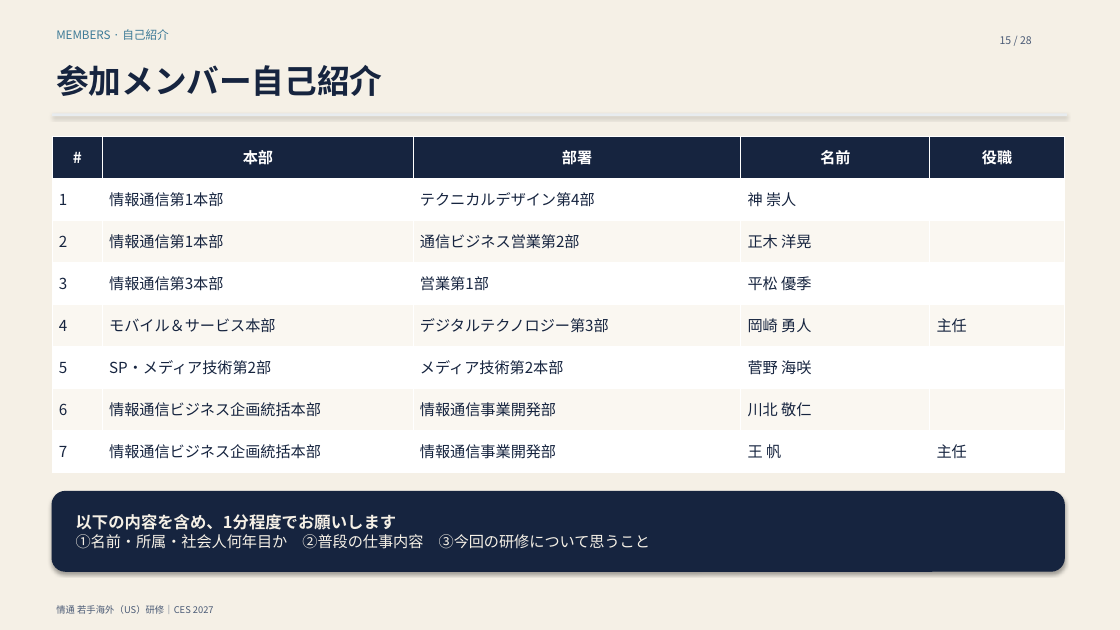
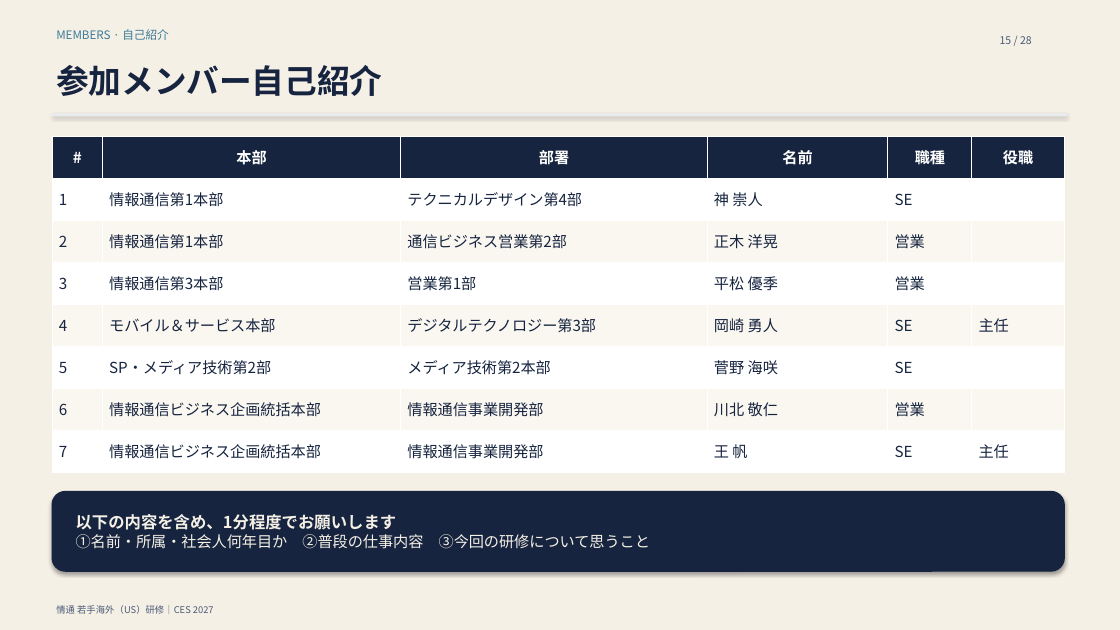
Before and after one commit to kwk8/gaido-my-app, a slide deck: slide 7 of ai_generated/kickoff_us/情通_若手海外US研修_CES2027_キックオフ_追加ページのみ_v2.pptx. Drawn at 1120x630 pixels with LibreOffice and Linux fonts; fonts in the diff are those of the drawing. Boxes give left, top, right and bottom in pixels: in the first picture for what was removed or moved away, otherwise in the second. Text is boxed around its words. In the diff, an @@ line names an element or a change of style, - is before the commit and + after.

```diff
--- a/ai_generated/kickoff_us/情通_若手海外US研修_CES2027_キックオフ_追加ページのみ_v2.pptx
+++ b/ai_generated/kickoff_us/情通_若手海外US研修_CES2027_キックオフ_追加ページのみ_v2.pptx
@@ table at [52,136,1065,472] @@
+column 5: 職種 | SE | 営業 | 営業 | SE | SE | 営業 | SE
```
Also in this commit, not shown: 17 other files.
